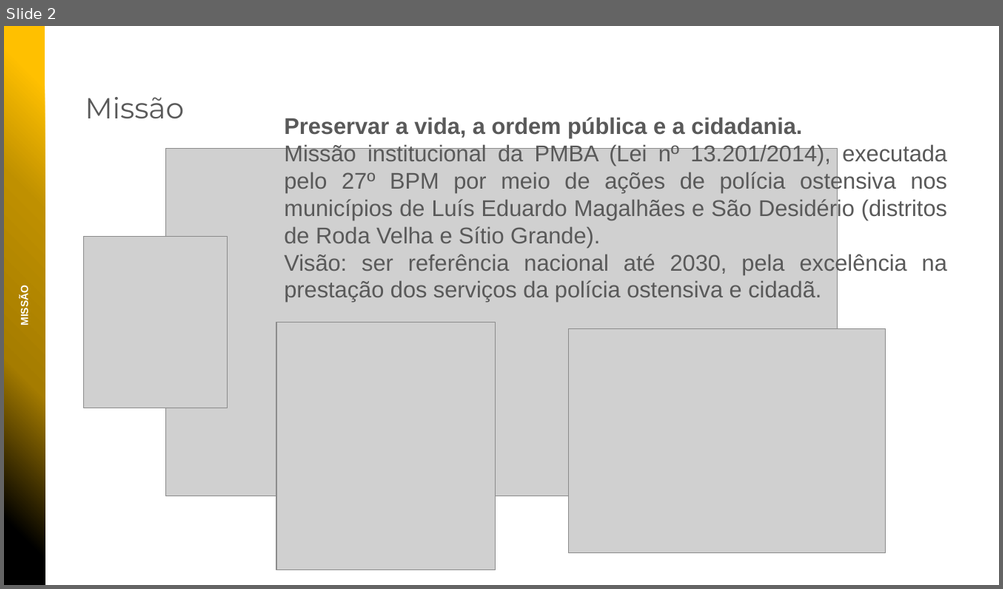
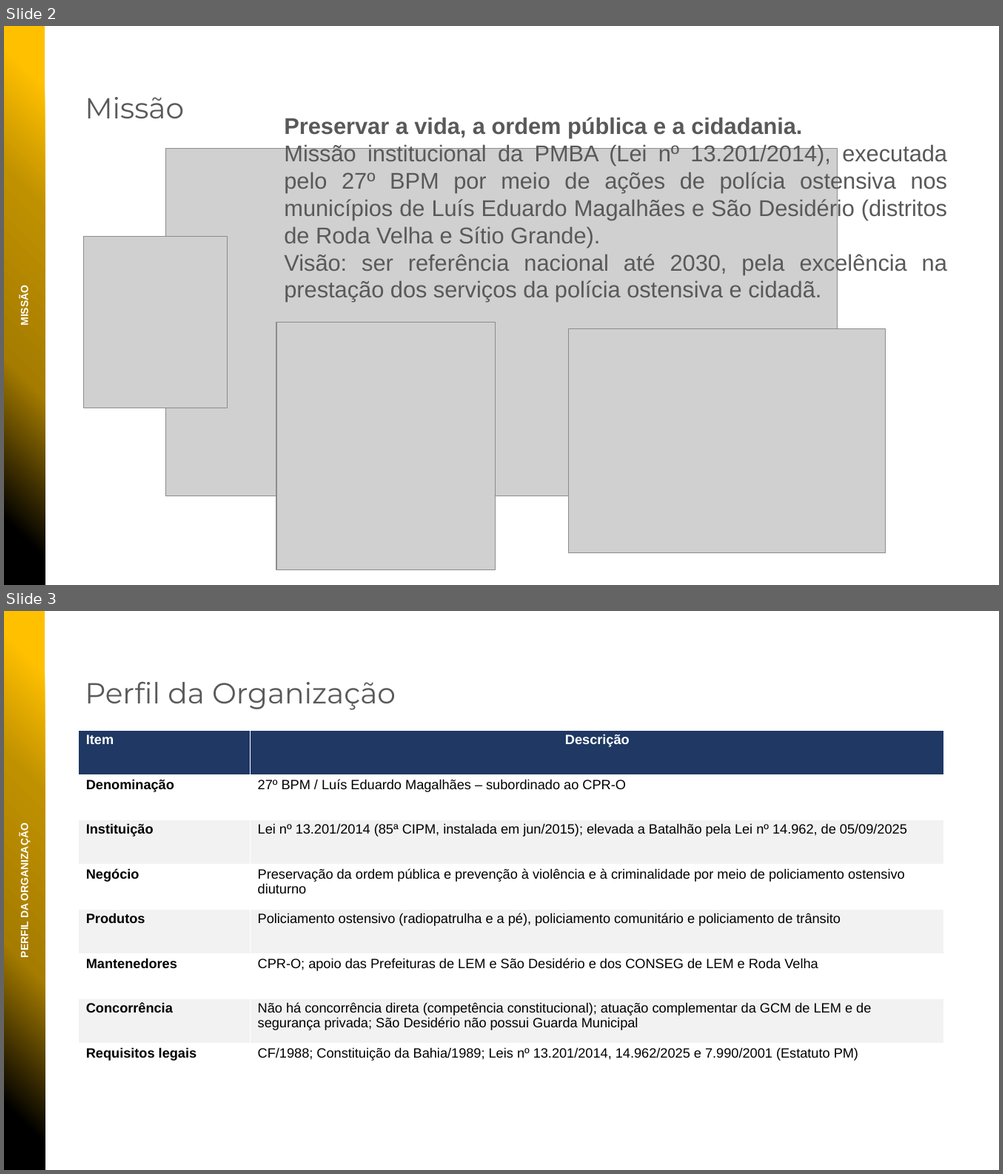
Before and after one commit to niltonbmg/CPOI, a slide deck: apresentacoes/PPMGQ_2026_27BPM.pptx. Shown one above the other, each under a label of ours: slide 2 before the commit, slides 2 and 3 after it. The pictures are 1003x589 and 1003x1174 pixels, drawn with LibreOffice and Linux fonts; fonts in the diff are those of the drawing; grey boxes stand for pictures; background and template pictures are left out. Boxes give left, top, right and bottom in pixels: in the first picture for what was removed or moved away, otherwise in the second. Text is boxed around its words. In the diff, an @@ line names an element or a change of style, - is before the commit and + after.

```diff
--- a/apresentacoes/PPMGQ_2026_27BPM.pptx
+++ b/apresentacoes/PPMGQ_2026_27BPM.pptx
@@ slide 3 added at box(4, 611, 999, 1170), background picture (left out) @@
@@ rectangle added at box(4, 611, 45, 1170), fill gradient #000000 to #A57C00 to #BF9000 to #FFC000 @@
@@ text added at box(85, 681, 395, 710), 28 pt, text #595959 @@
+Perfil da Organização
@@ table added at box(79, 730, 944, 1088), 8 rows, 2 columns @@
+Item | Descrição
+Denominação | 27º BPM / Luís Eduardo Magalhães – subordinado ao CPR-O
+Instituição | Lei nº 13.201/2014 (85ª CIPM, instalada em jun/2015); elevada a Batalhão pela Lei nº 14.962, de 05/09/2025
+Negócio | Preservação da ordem pública e prevenção à violência e à criminalidade por meio de policiamento ostensivo diuturno
+Produtos | Policiamento ostensivo (radiopatrulha e a pé), policiamento comunitário e policiamento de trânsito
+Mantenedores | CPR-O; apoio das Prefeituras de LEM e São Desidério e dos CONSEG de LEM e Roda Velha
+Concorrência | Não há concorrência direta (competência constitucional); atuação complementar da GCM de LEM e de segurança privada; São Desidério não possui Guarda Municipal
+Requisitos legais | CF/1988; Constituição da Bahia/1989; Leis nº 13.201/2014, 14.962/2025 e 7.990/2001 (Estatuto PM)
@@ text added at box(19, 831, 31, 957), 10 pt, text #FFFFFF, bold @@
+PERFIL DA ORGANIZAÇÃO
```
Also in this commit, not shown: 1 slide changed, 8 other slides added.
